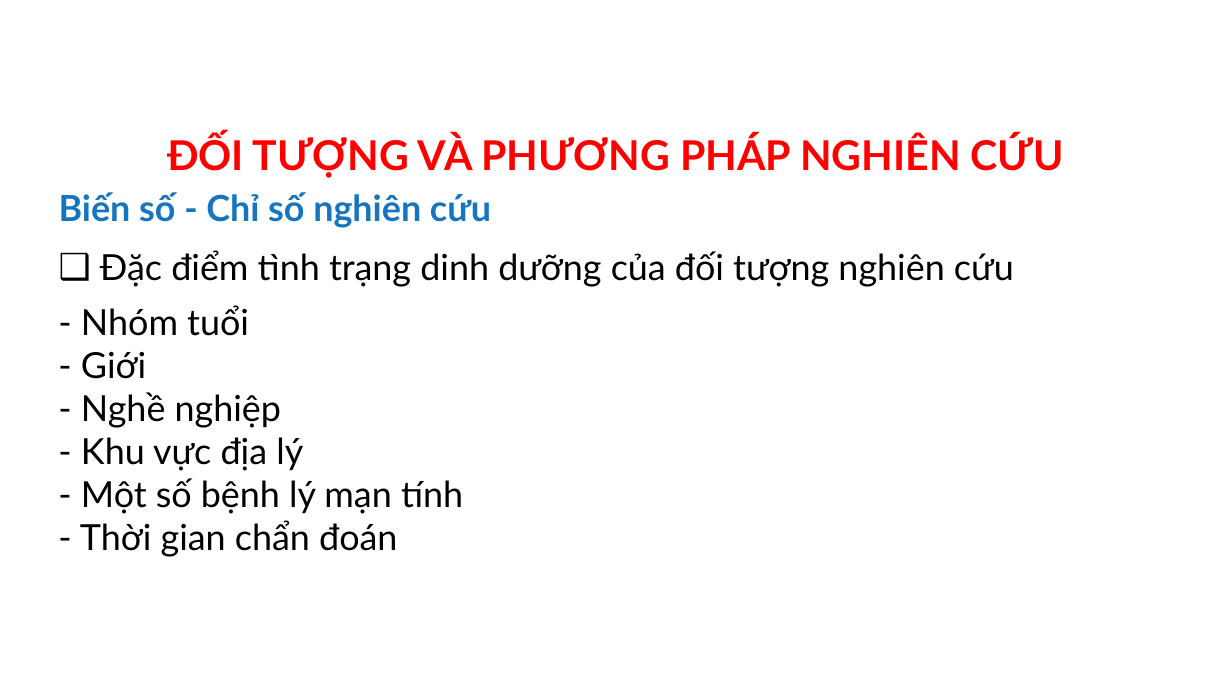
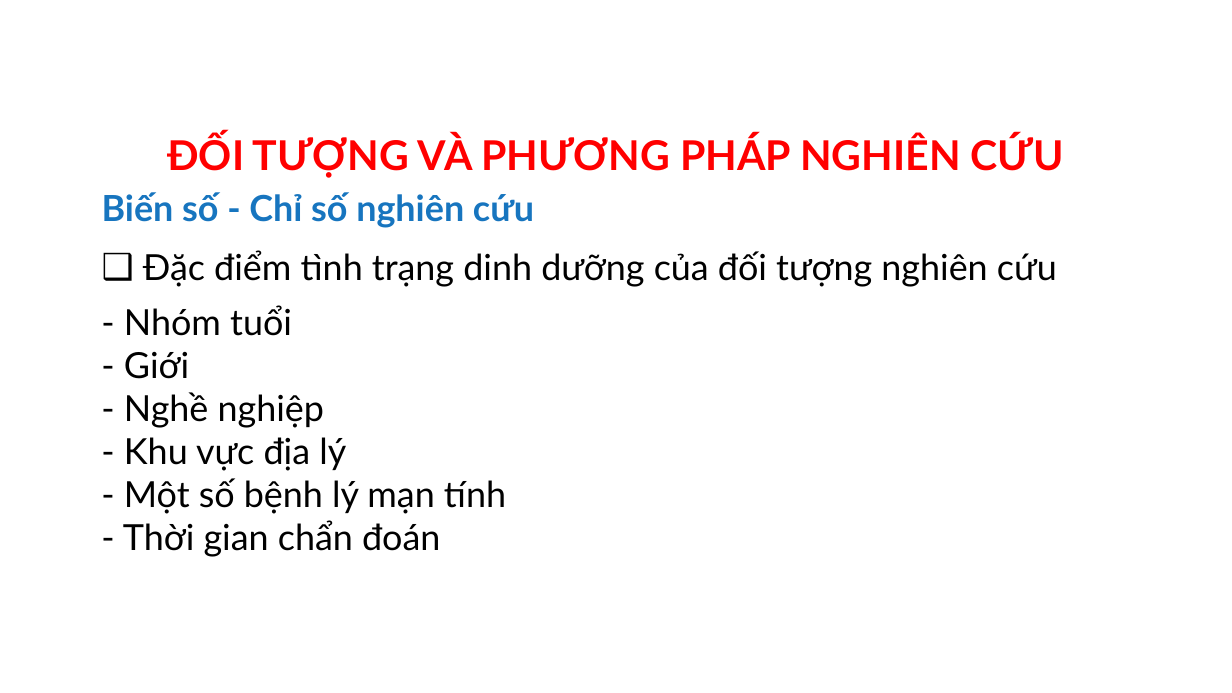
Before and after one commit to MedPocket/HPMUGraduation-thesis, a slide deck: slide 21 of Thuc-trang-va-mot-so-yeu-to-lien-quan-dinh-duong-BN-lao-phoi_Nhat-Nguyen.pptx (slide 13 before the commit). Drawn at 1232x693 pixels with LibreOffice and Linux fonts; fonts in the diff are those of the drawing; background and template pictures are left out. Boxes give left, top, right and bottom in pixels: in the first picture for what was removed or moved away, otherwise in the second. Text is boxed around its words. In the diff, an @@ line names an element or a change of style, - is before the commit and + after.

```diff
--- a/Thuc-trang-va-mot-so-yeu-to-lien-quan-dinh-duong-BN-lao-phoi_Nhat-Nguyen.pptx
+++ b/Thuc-trang-va-mot-so-yeu-to-lien-quan-dinh-duong-BN-lao-phoi_Nhat-Nguyen.pptx
@@ text "Biến số - Chỉ số ...": place and size @@
-text "Biến số - Chỉ số ..." at <box>59,192,491,228</box>
+text "Biến số - Chỉ số ..." at <box>102,192,534,228</box>
@@ text "Đặc điểm tình trạng dinh ...": place and size @@
-text "Đặc điểm tình trạng dinh ..." at <box>100,250,1014,287</box>
+text "Đặc điểm tình trạng dinh ..." at <box>143,250,1057,287</box>
@@ text "- Nhóm tuổi": place and size @@
-text "- Nhóm tuổi" at <box>80,305,463,557</box>
+text "- Nhóm tuổi" at <box>123,305,506,557</box>
```
Also in this commit, not shown: 34 other slides changed, 8 slides added, 7 slides removed.
